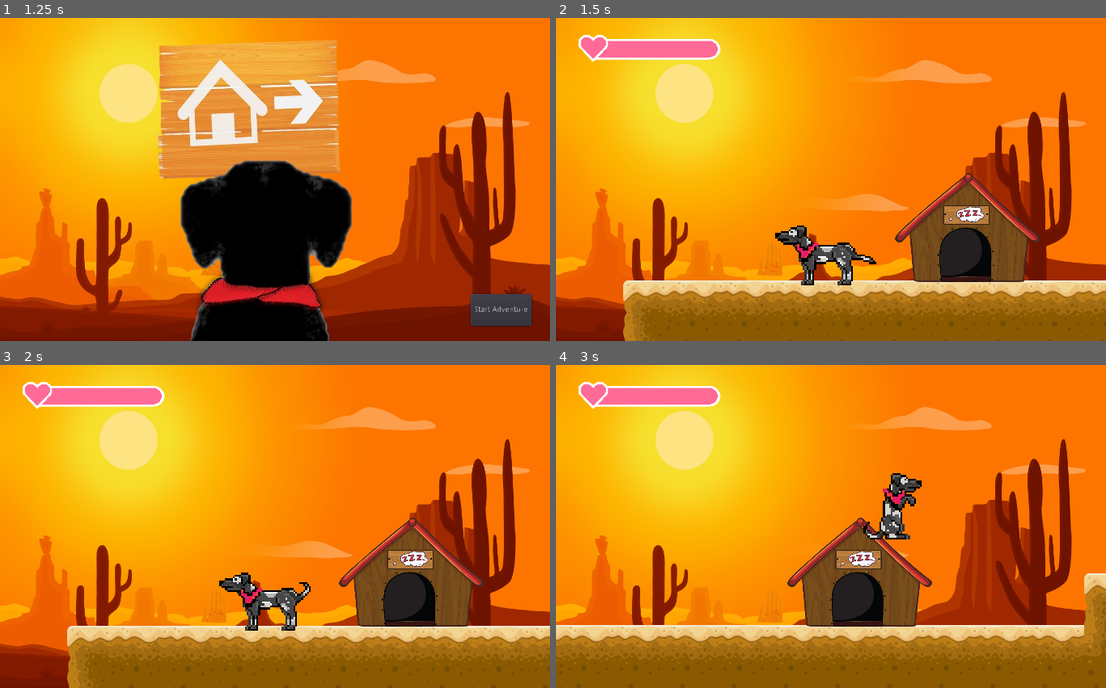
Above: before the commit, frames 1-4 (two rows, left to right).
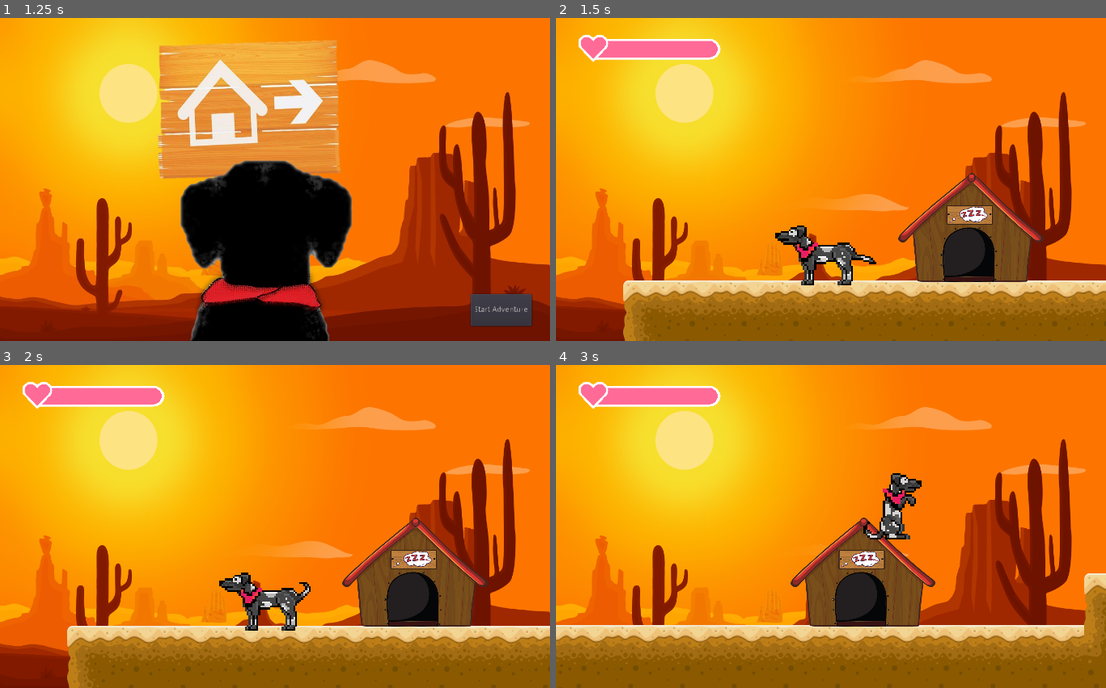
Above: after the commit, the same moments.

Repository: pabtorres/take-me-hoom
Game: Godot game, scene res://scenes/Menu.tscn
The game is run twice, just before and just after one commit, with the same random seed, the same clock (stepped at 60 frames per second) and the same inputs.
Inputs:
- Up to frame 1 (1.25 s): click "New Game" at 0.5 s
- Up to frame 2 (1.5 s): click "Start Adventure" at 1.25 s
- Up to frame 3 (2 s): no input
- Up to frame 4 (3 s): hold D (sleep) 2.03-2.78 s; hold Right (right1) from 2.03 s (still down); tap S (awake) at 2.1 s; tap Space (jump1) at 2.27 s; tap D (sleep) at 2.85 s

Frame 1 is identical in both runs. In frame 2, 1.9% of the frame differs, in the area x 61-89%, y 48-82%; in frame 3, 1.9%; in frame 4, 1.9%.

Commit message:
30s timer enemy

Diff:
--- a/scenes/DesertDay.tscn
+++ b/scenes/DesertDay.tscn
@@ -8,6 +8,7 @@
 [ext_resource path="res://scenes/Owl.tscn" type="PackedScene" id=6]
 [ext_resource path="res://scripts/Tornado.gd" type="Script" id=7]
 [ext_resource path="res://scripts/CircleFade.gd" type="Script" id=8]
+[ext_resource path="res://scripts/InstanciationZone.gd" type="Script" id=9]
 [ext_resource path="res://scenes/DaySign.tscn" type="PackedScene" id=10]
 [ext_resource path="res://sprites/keyitems/kennel.png" type="Texture" id=11]
 [ext_resource path="res://sprites/keyitems/sign_city_night.png" type="Texture" id=12]
@@ -233,10 +234,12 @@
 script = ExtResource( 15 )
 
 [node name="Sprite" type="Sprite" parent="Kennel"]
+position = Vector2( 1.97168, 0 )
 scale = Vector2( 0.156029, 0.119148 )
 texture = ExtResource( 11 )
 
 [node name="CollisionShape2D" type="CollisionShape2D" parent="Kennel"]
+position = Vector2( 1.31445, -0.328644 )
 shape = SubResource( 17 )
 
 [node name="Player" parent="." instance=ExtResource( 3 )]
@@ -267,6 +270,8 @@
 anims/Blow = SubResource( 19 )
 
 [node name="Bus" parent="." instance=ExtResource( 1 )]
+position = Vector2( 2614, 22.0788 )
+z_index = -8
 
 [node name="DaySign" parent="." instance=ExtResource( 10 )]
 position = Vector2( -399.349, 76.0427 )
@@ -293,6 +298,10 @@
 
 [node name="CheckpointCollisionZone" type="CollisionShape2D" parent="Checkpoint"]
 shape = SubResource( 20 )
+
+[node name="InstanciationZone" type="Node2D" parent="."]
+position = Vector2( 2258.76, 169.896 )
+script = ExtResource( 9 )
 [connection signal="body_entered" from="Kennel" to="Kennel" method="_on_Kennel_body_entered"]
 [connection signal="body_exited" from="Kennel" to="Kennel" method="_on_Kennel_body_exited"]
 [connection signal="body_entered" from="Checkpoint" to="Checkpoint" method="_on_Checkpoint_body_entered"]
--- a/scenes/DesertNight.tscn
+++ b/scenes/DesertNight.tscn
@@ -6,10 +6,7 @@
 [ext_resource path="res://scripts/CircleFade.gd" type="Script" id=4]
 [ext_resource path="res://scenes/CircleFader.tscn" type="PackedScene" id=5]
 [ext_resource path="res://sprites/backgrounds/Landscape 2.png" type="Texture" id=6]
-[ext_resource path="res://sprites/keyitems/ticket.png" type="Texture" id=7]
-[ext_resource path="res://scripts/Key.gd" type="Script" id=8]
-[ext_resource path="res://sprites/powerups/doublejump_200x200.png" type="Texture" id=9]
-[ext_resource path="res://scripts/PowerUps.gd" type="Script" id=10]
+[ext_resource path="res://scenes/Ticket.tscn" type="PackedScene" id=7]
 [ext_resource path="res://scenes/Enemy.tscn" type="PackedScene" id=23]
 [ext_resource path="res://scenes/Owl.tscn" type="PackedScene" id=24]
 [ext_resource path="res://sprites/tilemaps/DesertTileset/tilesheet_night.png" type="Texture" id=25]
@@ -184,12 +181,6 @@
 } ]
 0/z_index = 0
 
-[sub_resource type="RectangleShape2D" id=18]
-extents = Vector2( 18.6519, 10.2173 )
-
-[sub_resource type="RectangleShape2D" id=20]
-extents = Vector2( 12.0211, 11.8938 )
-
 [node name="Root" type="Node2D"]
 script = ExtResource( 4 )
 
@@ -220,20 +211,7 @@
 
 [node name="CanvasLayer" parent="." instance=ExtResource( 5 )]
 
-[node name="Ticket" type="Area2D" parent="."]
-position = Vector2( 1331.48, 229.298 )
-script = ExtResource( 8 )
-__meta__ = {
-"_edit_group_": true
-}
-
-[node name="Sprite" type="Sprite" parent="Ticket"]
-position = Vector2( 0.0292969, 0.481445 )
-scale = Vector2( 0.06412, 0.06412 )
-texture = ExtResource( 7 )
-
-[node name="CollisionShape2D" type="CollisionShape2D" parent="Ticket"]
-shape = SubResource( 18 )
+[node name="Ticket" parent="." instance=ExtResource( 7 )]
 
 [node name="Zorro" parent="." instance=ExtResource( 23 )]
 position = Vector2( 586.459, 363.719 )
@@ -245,16 +223,3 @@
 position = Vector2( 1044.87, 206.65 )
 
 [node name="InGameMenu" parent="." instance=ExtResource( 2 )]
-
-[node name="JumpPowerUp" type="Area2D" parent="."]
-position = Vector2( 1246.25, 264.32 )
-script = ExtResource( 10 )
-
-[node name="DoubleJump" type="Sprite" parent="JumpPowerUp"]
-position = Vector2( -0.250488, 2.50354 )
-scale = Vector2( 0.2, 0.2 )
-texture = ExtResource( 9 )
-
-[node name="CollisionShape2D" type="CollisionShape2D" parent="JumpPowerUp"]
-shape = SubResource( 20 )
-[connection signal="body_entered" from="JumpPowerUp" to="JumpPowerUp" method="_on_JumpPowerUp_body_entered"]
--- a/scripts/CircleFade.gd
+++ b/scripts/CircleFade.gd
@@ -7,6 +7,7 @@
 export(NodePath) var player
 
 onready var shader = $CanvasLayer/ColorRect
+
 
 
 # Called when the node enters the scene tree for the first time.
--- /dev/null
+++ b/scripts/InstanciationZone.gd
@@ -0,0 +1,29 @@
+extends Node2D
+
+
+
+var instance
+
+
+const bullet_obj = preload("res://scenes/Enemy.tscn")
+
+# Called when the node enters the scene tree for the first time.
+func _ready():
+	instance=null
+	pass # Replace with function body.
+
+
+# Called every frame. 'delta' is the elapsed time since the previous frame.
+func _process(delta):
+	if LevelManager.enemy_must_be_instantiated:
+		var children= get_tree().get_root().get_children()
+		var instance=null
+		for child in children:
+			if child.name=="FoxLeft":
+				instance=child
+				print(instance)
+				get_tree().get_root().remove_child(instance)
+		var bullet_inst = bullet_obj.instance()
+		get_tree().get_root().add_child(bullet_inst)
+		bullet_inst.global_position = global_position
+		LevelManager.enemy_must_be_instantiated=false
--- a/scripts/LevelManager.gd
+++ b/scripts/LevelManager.gd
@@ -3,6 +3,8 @@
 var player_position_day = null
 var player_position_night = null
 var is_player_sleeping = false
+
+export var enemy_must_be_instantiated=false
 
 # Keys
 var keys = 0
--- a/scripts/Player1.gd
+++ b/scripts/Player1.gd
@@ -42,6 +42,10 @@
 # Checkpoints
 var level_spawn_position
 
+# Timer for enemy creation when hero
+var timer=0
+const bullet_obj = preload("res://scenes/Enemy.tscn")
+
 # Referencia gravedad
 export var velocity = Vector2.ZERO
 # Animation player of protagonist
@@ -58,9 +62,12 @@
 	# Get life points
 	$CanvasLayer/ProgressBar.value=LevelManager.life_points
 	# When player is instanciated, it is not in dark mode
+
 	LevelManager.dark_zone = false
 	if LevelManager.player_position_day and !LevelManager.is_player_sleeping:
 		position = LevelManager.player_position_day
+
+
 	if LevelManager.player_position_night and LevelManager.is_player_sleeping:
 		position = LevelManager.player_position_night
 	anim_player.connect("animation_finished", self, "on_animation_finished")
@@ -80,6 +87,9 @@
 	velocity = move_and_slide(velocity, Vector2.UP, true)
 
 	var on_floor = is_on_floor()
+	if LevelManager.is_player_sleeping:
+		timer+=delta
+	#print(timer)
 
 	if on_floor:
 		if Input.is_action_just_pressed("jump1"):
@@ -91,6 +101,7 @@
 			LevelManager.is_player_sleeping = true
 			anim_player.play("Sleep")
 			LevelManager.player_position_day = self.position
+			LevelManager.enemy_must_be_instantiated=false
 			set_physics_process(false)
 			return
 
@@ -98,6 +109,8 @@
 		if Input.is_action_just_pressed("awake") and LevelManager.is_player_sleeping:
 			LevelManager.is_player_sleeping = false
 			anim_player.play("Sleep")
+			if timer>30:
+				LevelManager.enemy_must_be_instantiated=true
 			LevelManager.player_position_night = self.position
 			set_physics_process(false)
 			return
Not shown: 1 places in scenes/DesertDay.tscn that only renumber resources
Not shown: 1 places in scenes/DesertNight.tscn that only renumber resources
